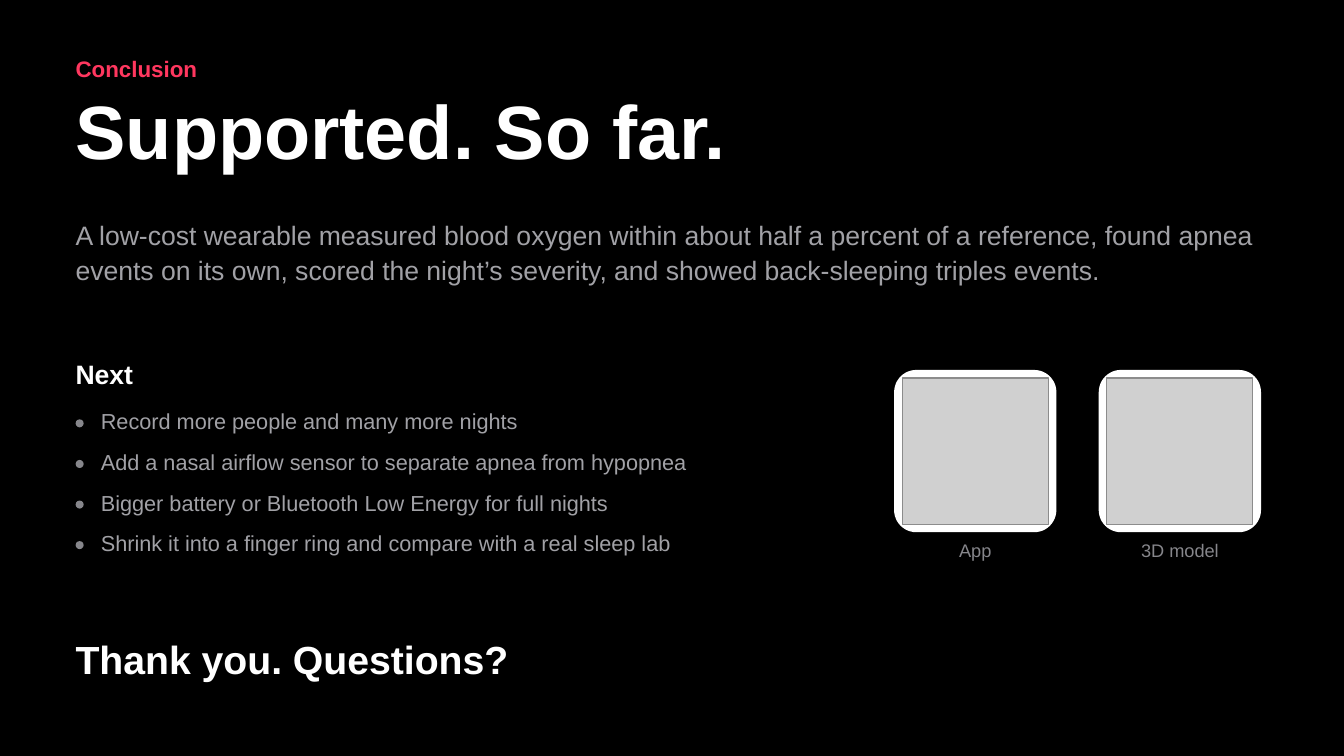
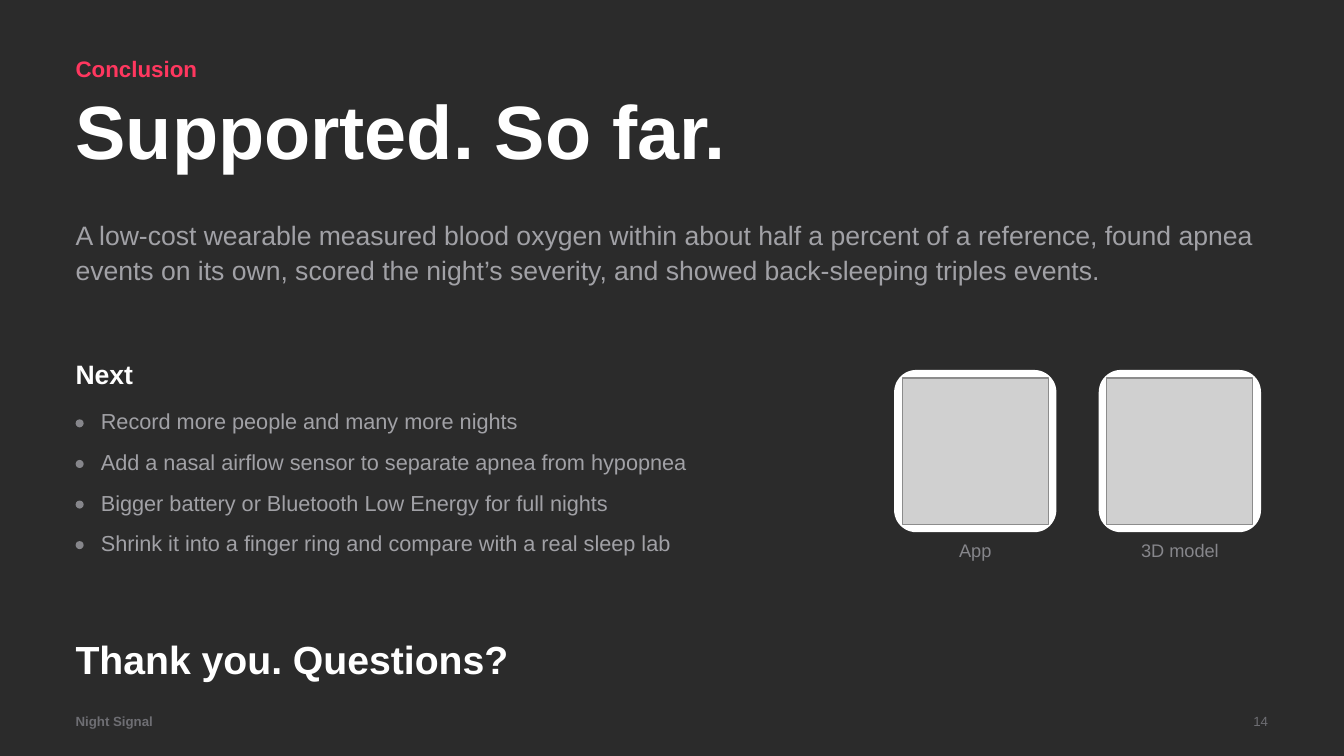
Before and after one commit to gabrielamamanestudent-wq/teetomivV2, a slide deck: slide 14 of science-fair/night-signal/Night_Signal_Presentation.pptx. Drawn at 1344x756 pixels with LibreOffice and Linux fonts; fonts in the diff are those of the drawing; grey boxes stand for pictures; background and template pictures are left out; a plain dark background stands for a picture behind light text. Boxes give left, top, right and bottom in pixels: in the first picture for what was removed or moved away, otherwise in the second. Text is boxed around its words. In the diff, an @@ line names an element or a change of style, - is before the commit and + after.

```diff
--- a/science-fair/night-signal/Night_Signal_Presentation.pptx
+++ b/science-fair/night-signal/Night_Signal_Presentation.pptx
@@ background #000000 to picture (left out) @@
@@ text added at (x1=76, y1=716, x2=153, y2=729), 9.5 pt, text #6E6E73, bold @@
+Night Signal
@@ text added at (x1=1253, y1=717, x2=1268, y2=726), 9.5 pt, text #6E6E73 @@
+14
```
Also in this commit, not shown: 13 other slides changed, 8 other files.
